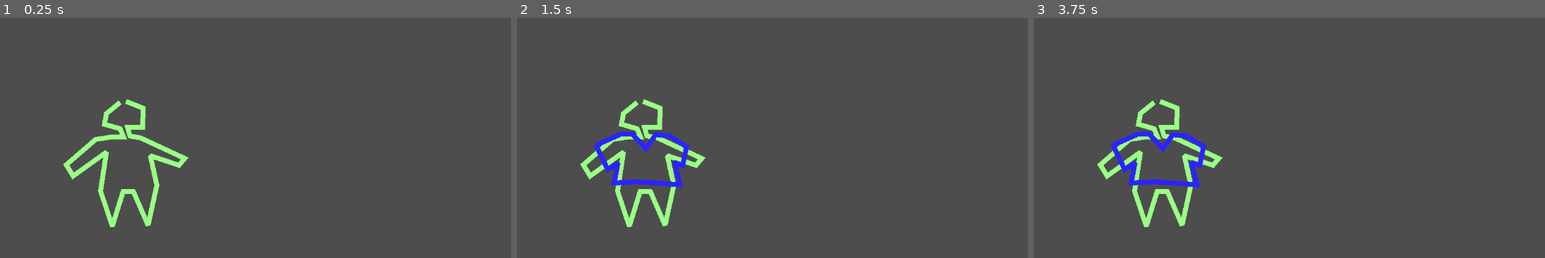
Above: before the commit, frames 1-3 (left to right).
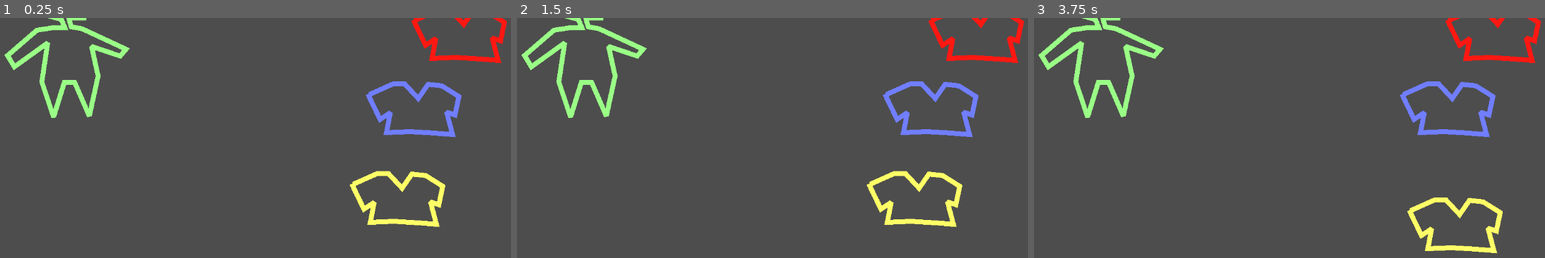
Above: after the commit, the same moments.

Repository: PushingPolygons/fashion-riot
Game: Godot game, scene res://Main/Main.tscn
Same seed, same stepped clock (60 frames per second), same inputs: the game is played once before the commit and once after it.
Inputs (mouse positions are in pixels of both pictures, inside the frame that each line leads up to):
- Up to frame 1 (0.25 s): no input
- Up to frame 2 (1.5 s): tap Enter at 0.5 s; move the mouse to (895, 159) at 0.52 s; click (895, 159) at 0.67 s; tap Space at 1.25 s; drag from (654, 190) to (741, 238) at 1.27 s
- Up to frame 3 (3.75 s): tap Enter at 2, 3.5 s; move the mouse to (1340, 106) at 2.02 s; click (1340, 106) at 2.17 s; tap Space at 2.75 s; drag from (1258, 238) to (1115, 128) at 2.77 s; move the mouse to (1453, 224) at 3.52 s; click (1453, 224) at 3.67 s

The runs differ from the first frame. In frame 1, 7.7% of the frame differs, in the area x 0-100%, y 0-88%; in frame 2, 8.7%; in frame 3, 8.7%.

Commit message:
Drag and drop snapping.

Diff:
--- a/Body/Body.gd
+++ b/Body/Body.gd
@@ -1,7 +1,10 @@
 extends Node2D
 
-# Declarations.
-var x = 45
+@onready var top_snap = $TopSnap
+@onready var bottom_snap = $BottomSnap
+@onready var feet_snap = $FeetSnap
+
+
 func AttachTop(top: Node2D):
 	top.position = $TopSnap.position
 
--- a/Main/Main.gd
+++ b/Main/Main.gd
@@ -2,9 +2,3 @@
 
 const TOP = preload("res://Top/Top.tscn")
 @onready var body = $Body
-
-func _process(delta):
-	if Input.is_mouse_button_pressed(MOUSE_BUTTON_LEFT):
-		var top = TOP.instantiate()
-		body.add_child(top)
-		body.AttachTop(top)
--- a/Main/Main.tscn
+++ b/Main/Main.tscn
@@ -1,10 +1,24 @@
-[gd_scene load_steps=3 format=3 uid="uid://do8ygn0l44rxk"]
+[gd_scene load_steps=4 format=3 uid="uid://do8ygn0l44rxk"]
 
 [ext_resource type="Script" path="res://Main/Main.gd" id="1_483lb"]
 [ext_resource type="PackedScene" uid="uid://trlapys8mrv5" path="res://Body/Body.tscn" id="2_faum3"]
+[ext_resource type="PackedScene" uid="uid://bpqppr45diq17" path="res://Top/Top.tscn" id="3_06wpa"]
 
 [node name="Main" type="Node"]
 script = ExtResource("1_483lb")
 
 [node name="Body" parent="." instance=ExtResource("2_faum3")]
-position = Vector2(325, 431)
+position = Vector2(205, 207)
+
+[node name="Top" parent="Body" instance=ExtResource("3_06wpa")]
+modulate = Color(0.439216, 0.494118, 1, 1)
+position = Vector2(702, -24)
+snap_distance = 500.0
+
+[node name="Top2" parent="Body" instance=ExtResource("3_06wpa")]
+modulate = Color(1, 0.0941176, 0.0705882, 1)
+position = Vector2(795, -176)
+
+[node name="Top3" parent="Body" instance=ExtResource("3_06wpa")]
+modulate = Color(0.996078, 1, 0.4, 1)
+position = Vector2(669, 160)
--- a/Top/Top.gd
+++ b/Top/Top.gd
@@ -1,11 +1,28 @@
-extends Node2D
+extends Area2D
+
+@export var snap_distance: float = 100.0 # px
+var is_dragging: bool = false
 
 
-# Called when the node enters the scene tree for the first time.
 func _ready():
-	pass # Replace with function body.
+	input_event.connect(OnInputEvent)
 
 
-# Called every frame. 'delta' is the elapsed time since the previous frame.
+func OnInputEvent(view, event, idk):
+	if event is InputEventMouseButton:
+
+		# Pressed down on top.
+		if event.pressed:
+			is_dragging = true
+		# Lift up.
+		else:
+			is_dragging = false
+
+
 func _process(delta):
-	pass
+	if is_dragging:
+		position = get_viewport().get_mouse_position() - get_parent().position
+		var pos = get_parent().top_snap.position
+		if position.distance_to(pos) < snap_distance:
+			print("Close enough.")
+			get_parent().AttachTop(self)
--- a/Top/Top.tscn
+++ b/Top/Top.tscn
@@ -1,7 +1,16 @@
-[gd_scene format=3 uid="uid://bpqppr45diq17"]
+[gd_scene load_steps=3 format=3 uid="uid://bpqppr45diq17"]
 
-[node name="Top" type="Node2D"]
+[ext_resource type="Script" path="res://Top/Top.gd" id="1_0u2sv"]
+
+[sub_resource type="RectangleShape2D" id="RectangleShape2D_mdgjy"]
+size = Vector2(183, 103)
+
+[node name="Top" type="Area2D"]
+script = ExtResource("1_0u2sv")
 
 [node name="AwesomeTee" type="Line2D" parent="."]
 points = PackedVector2Array(-95, -27, -70, 25, -49, 11, -57, 52, -9, 50, 41, 53, 78, 56, 66, 10, 83, 16, 91, -22, 56, -44, 28, -47, 8, -18, -20, -48, -43, -48, -92, -26)
-default_color = Color(0.172549, 0.137255, 1, 1)
+
+[node name="CollisionShape2D" type="CollisionShape2D" parent="."]
+position = Vector2(2.5, 7.5)
+shape = SubResource("RectangleShape2D_mdgjy")
